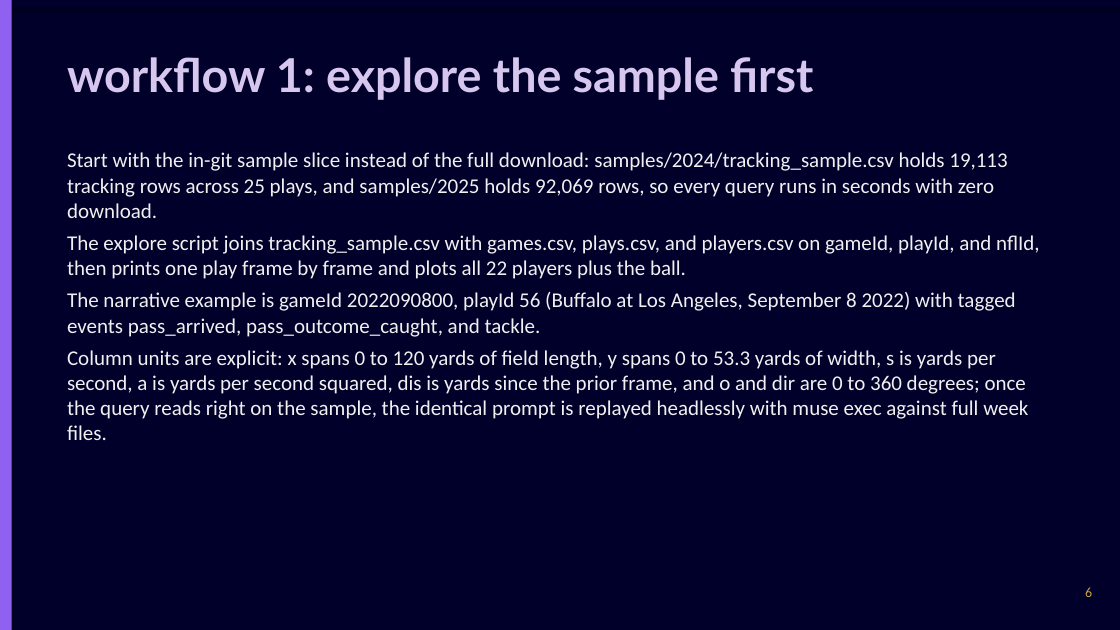
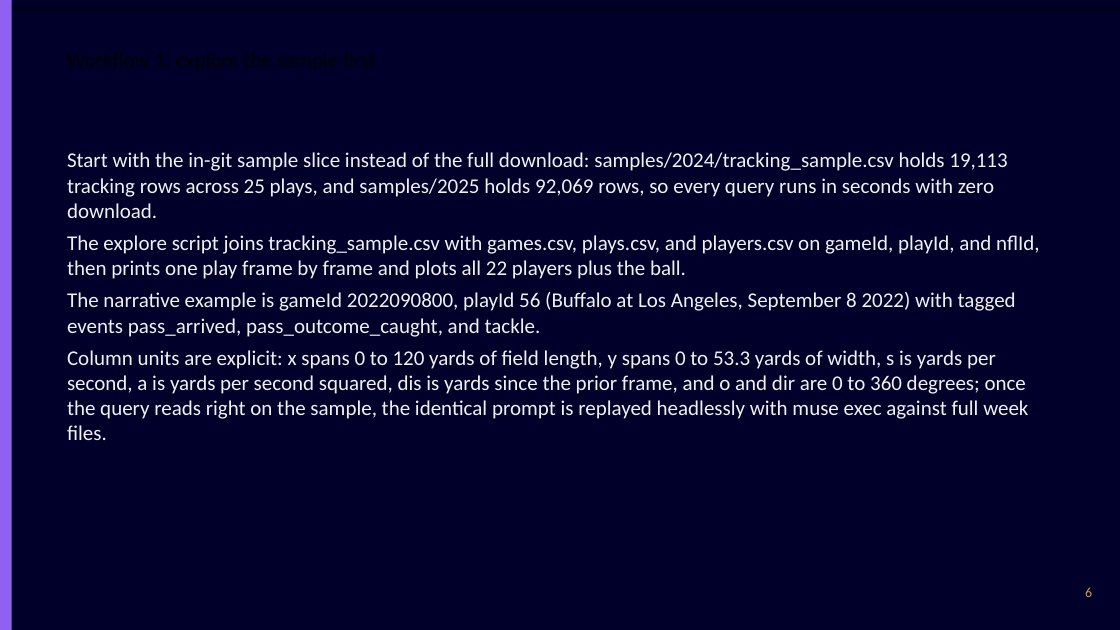
Before and after one commit to chasko-labs/nfl-big-data-bowl-2027, a slide deck: slide 6 of deck/unified.pptx. Drawn at 1120x630 pixels with LibreOffice and Linux fonts; fonts in the diff are those of the drawing. Boxes give left, top, right and bottom in pixels: in the first picture for what was removed or moved away, otherwise in the second. Text is boxed around its words. In the diff, an @@ line names an element or a change of style, - is before the commit and + after.

```diff
--- a/deck/unified.pptx
+++ b/deck/unified.pptx
@@ text removed at bbox=[67, 57, 813, 100] @@
-workflow 1: explore the sample first
```
Also in this commit, not shown: 11 other slides changed.
